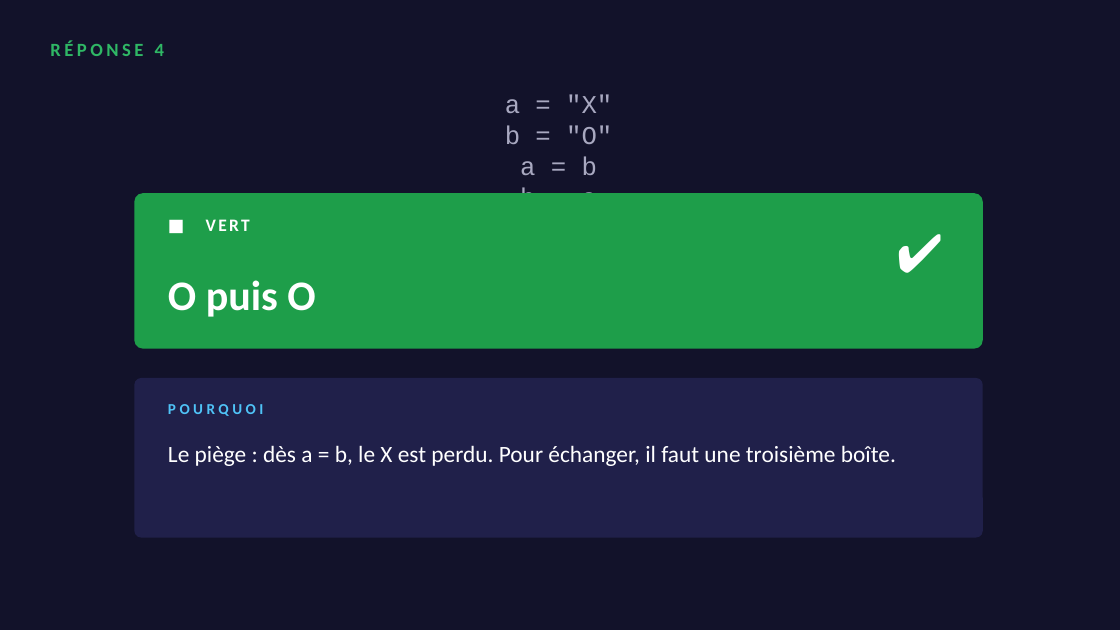
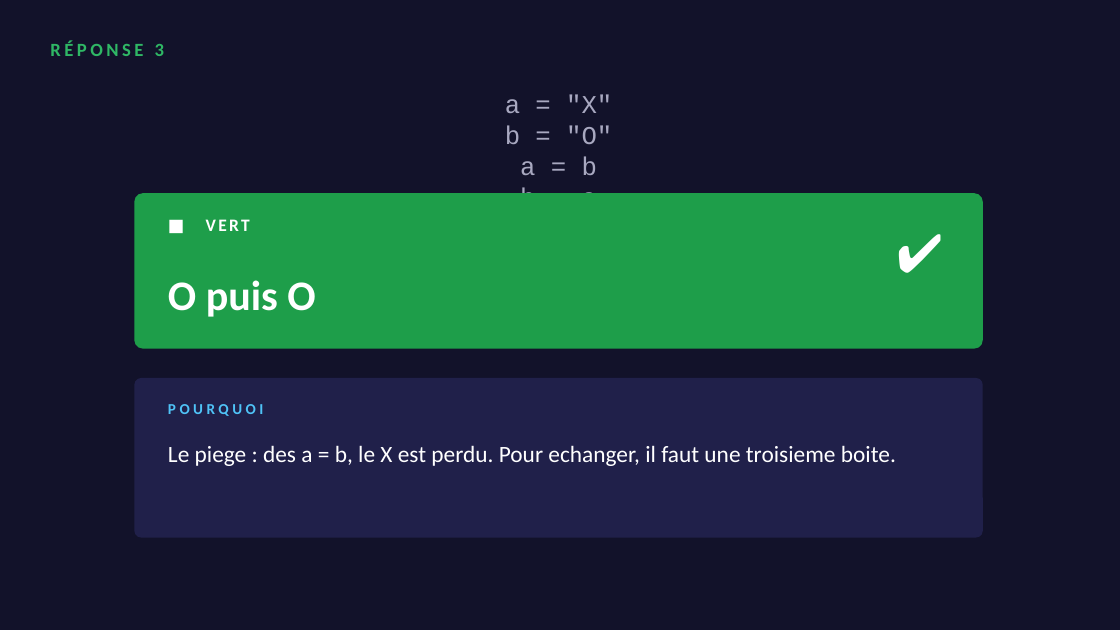
Before and after one commit to koffipierredamien/python-learning, a slide deck: slide 7 of 2-seances/S04-le-jeu-compte/a-projeter/quiz-rappel.pptx (slide 9 before the commit). Drawn at 1120x630 pixels with LibreOffice and Linux fonts; fonts in the diff are those of the drawing. Boxes give left, top, right and bottom in pixels: in the first picture for what was removed or moved away, otherwise in the second. Text is boxed around its words. In the diff, an @@ line names an element or a change of style, - is before the commit and + after.

```diff
--- a/2-seances/S04-le-jeu-compte/a-projeter/quiz-rappel.pptx
+++ b/2-seances/S04-le-jeu-compte/a-projeter/quiz-rappel.pptx
@@ text at (50, 41, 164, 56): text changed @@
-RÉPONSE 4
+RÉPONSE 3
@@ text at (168, 445, 896, 466): text changed @@
-Le piège : dès a = b, le X est perdu. Pour échanger, il faut une troisième boîte.
+Le piege : des a = b, le X est perdu. Pour echanger, il faut une troisieme boite.
```
Also in this commit, not shown: 11 other slides changed, 4 slides removed, 15 other files.
